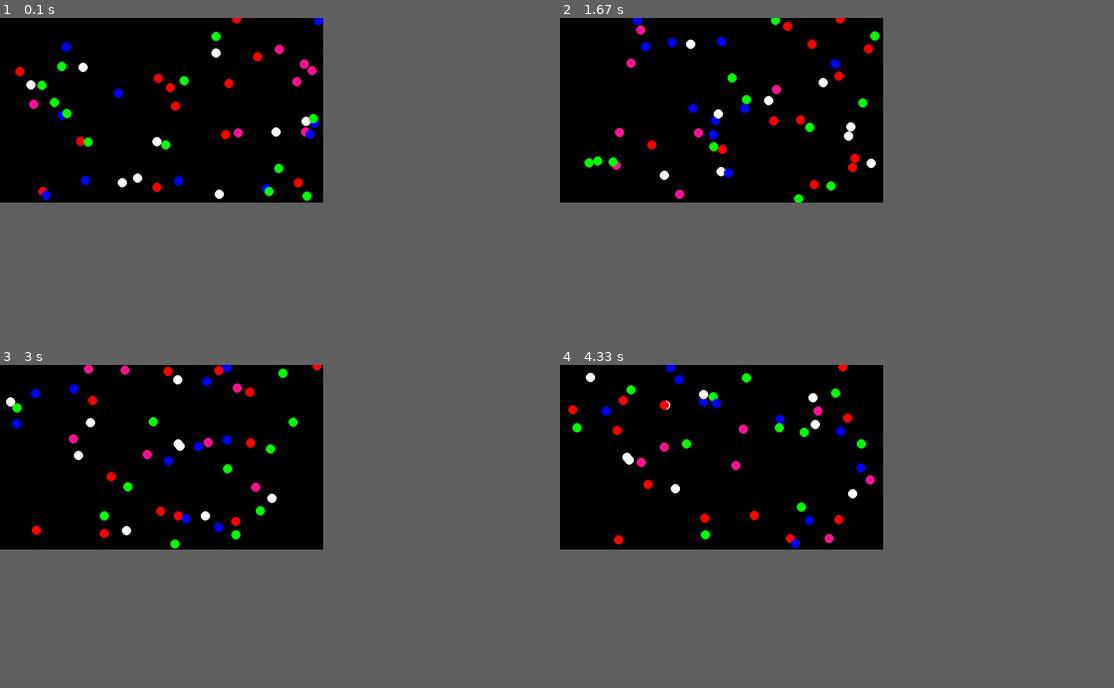
Above: before the commit, frames 1-4 (two rows, left to right).
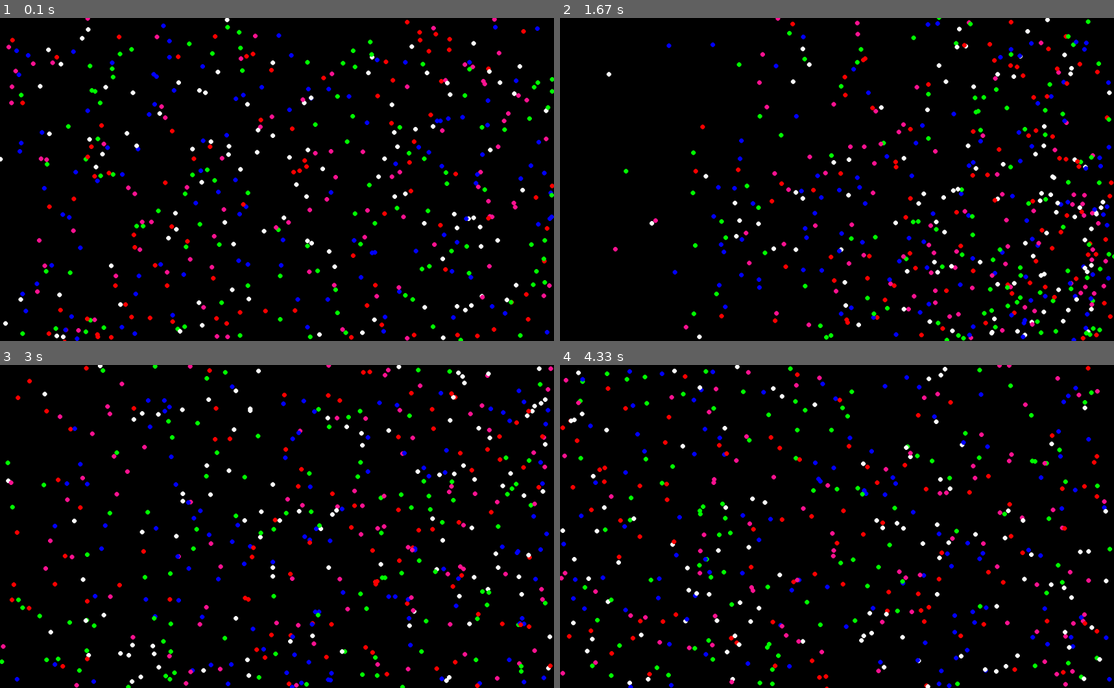
Above: after the commit, the same moments.

Repository: devsalmon/RichardCNick_yr12
Game: pygame game, started from ACS Prog Tasks/PyGame/theBall.py
Two runs of this game, one before a commit and one after it. Both use one fixed random seed, a clock stepped at 60 frames per second and the inputs below.
Inputs:
- Up to frame 1 (0.1 s): no input
- Up to frame 2 (1.67 s): no input
- Up to frame 3 (3 s): no input
- Up to frame 4 (4.33 s): no input
In our replay, the window is 525x300 before the commit and 900x525 after it. These sizes can differ from the game's own. Grey fills any space a smaller window leaves; there, only what the larger window draws over its background counts as a difference.

The runs differ from the first frame. In frame 1, 7.3% of the frame differs, in the area x 0-100%, y 0-100%; in frame 2, 7.4%, in the area x 4-100%, y 0-100%; in frame 3, 7.3%; in frame 4, 7.3%.

Commit message:
fixed invaders

Diff:
--- /dev/null
+++ b/ACS Prog Tasks/PageRank.py
@@ -0,0 +1,58 @@
+LinksFrom = [["contact", "login"],["home"],["contact"]]
+OutBound = [2,1,1]
+Pages = ["home","contact","login"]
+d = 0.85
+Rank = [1,1,1]
+
+for p in range(5):
+    for x in range(2):
+        sum = 0
+        for y in range(3):
+            if x in LinksFrom:
+                sum = Rank(x)/OutBound(x) + sum
+            #Endif
+        #Next
+        update pagerank2
+    #Next
+    for i in rang(3):
+        pageRank(i) = pageRank2(i)
+#Next
+
+
+#PR(A) = 0.15 + 0.85*(PR(Ti)/C(Ti) + ... + PR(Tn)/C(Tn))
+
+# pageNameList holds the name of each page
+pageNameList = [1, 2, 3]
+# numberLinksOutbound list holds the number of links going into each page first page = index 0
+numberLinksOutbound = [2, 1, 1]
+# pageLinksList is a dictionary of pages that link to each other, the first page links to the second and third pages
+pageLinksList = {1:[2, 3], 2:[1], 3:[2]}
+# inital page rank value
+pageRank = [1, 1, 1]
+# updated page rank value
+ranks = [1, 1, 1]
+# number of iterations
+iterations = 5
+# damping factor
+d = 0.85
+
+# first for loop handles the number of iterations
+for a in range(iterations):
+    # loops through each page
+    for x in range(len(pageNameList)):
+        sum = 0
+        # loops through each page inside the dictionary
+        for y in range(len(pageNameList)):
+            # if the value is in the dictionary then the calculation takes place
+            if x+1 in pageLinksList[y+1]:
+                sum = sum + (0.85 * pageRank[y]/numberLinksOutbound[y])
+
+        # calculates the page rank of the page
+        ranks[x] = round(0.15 + sum, 2)
+
+    # updates the page rank so they can be used for the next iteration
+    for n in range(len(pageRank)):
+        pageRank[n] = ranks[n]
+
+# prints the page rank after 'a' number of iterations
+print(ranks)
--- a/ACS Prog Tasks/PyGame/Invaders/invaders_2.py
+++ b/ACS Prog Tasks/PyGame/Invaders/invaders_2.py
@@ -5,6 +5,7 @@
 import webbrowser
 
 # -- Global Constants
+t = 0
 size = (640,480)
 player_score = 0
 pleasework = False
@@ -204,9 +205,10 @@
             #Endif
         #Endif
     #Nextevent
+    t = t + 1
 
     # -- Game logic goes after this comment
-    if my_invader.rect.y == size[1] + 150:
+    if t == 600:#my_invader.rect.y == size[1] + 150 or my_invader.rect.y == size[1] + 151:
         print("round2")
         number_of_invaders = 30
         for count in range (number_of_invaders):
@@ -216,7 +218,7 @@
         #Next count
     #Endif
 
-    if my_invader2.rect.y == size[1] + 150:
+    if t == 900:#my_invader2.rect.y == size[1] + 150 or my_invader2.rect.y == size[1] + 151:
         print("round3")
         number_of_invaders = 10
         for count in range (number_of_invaders):
@@ -226,7 +228,7 @@
         #Next count
     #Endif
 
-    if my_invader3.rect.y == size[1] + 150 or my_invader3.rect.y == size[1] + 151:
+    if t == 1400:#my_invader3.rect.y == size[1] + 150 or my_invader3.rect.y == size[1] + 151:
         print("round3")
         number_of_invaders = 10
         for count in range (number_of_invaders):
@@ -236,7 +238,7 @@
         #Next count
     #Endif
 
-    if my_invader4.rect.y == size[1] + 150:
+    if t == 2100:#my_invader4.rect.y == size[1] + 150 or my_invader4.rect.y == size[1] + 151:
         print("round4")
         number_of_invaders = 10
         for count in range (number_of_invaders):
@@ -246,7 +248,7 @@
         #Next count
     #Endif
 
-    if my_invader5.rect.y == size[1] + 150 or my_invader5.rect.y == size[1] + 151:
+    if t == 2600:#my_invader5.rect.y == size[1] + 150 or my_invader5.rect.y == size[1] + 151:
         print("round5")
         pleasework = True
         number_of_invaders = 1
--- a/ACS Prog Tasks/PyGame/theBall.py
+++ b/ACS Prog Tasks/PyGame/theBall.py
@@ -15,8 +15,8 @@
 pygame.init()
 
 # Set the height and width of the screen
-screen_width = 700
-screen_height = 400
+screen_width = 1200
+screen_height = 700
 screen = pygame.display.set_mode([screen_width, screen_height])
 
 # Used to manage how fast the screen updates
@@ -36,7 +36,7 @@
         self.change_y = y_speed
 
         # Ball Size
-        self.size = 10
+        self.size = 5
 
         # Ball colour
         self.color = col
@@ -70,7 +70,7 @@
 # Create an object using the ball class
 ball_list = []
 colour_list = [RED, BLUE, GREEN, WHITE, PINK]
-for count in range(0, 50):
+for count in range(0, 500):
     xrand = random.randrange(0, screen_width - 10)
     yrand = random.randrange(0, screen_height - 10)
     x_speedrand = random.randrange(1, 10)
